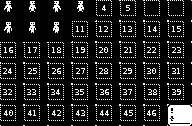
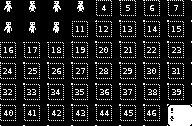
Comparing the layer stacks of the two 192px x 126px images. Changes:
painted on "Bakgrund" over [150, 5, 190, 124]
